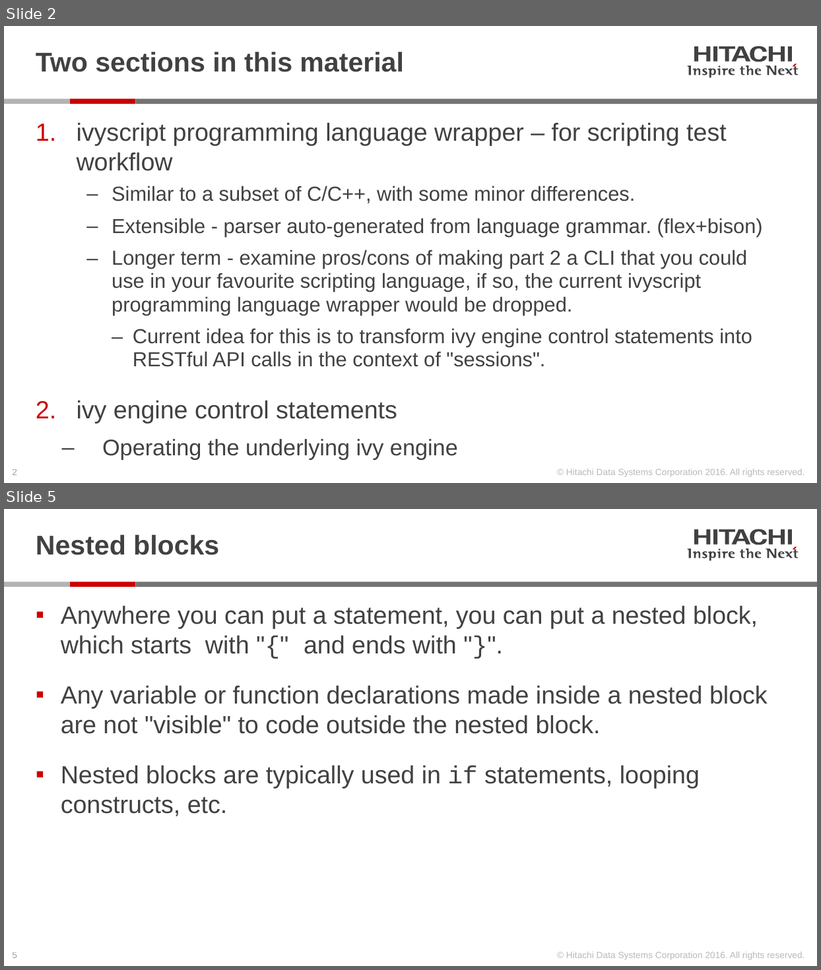
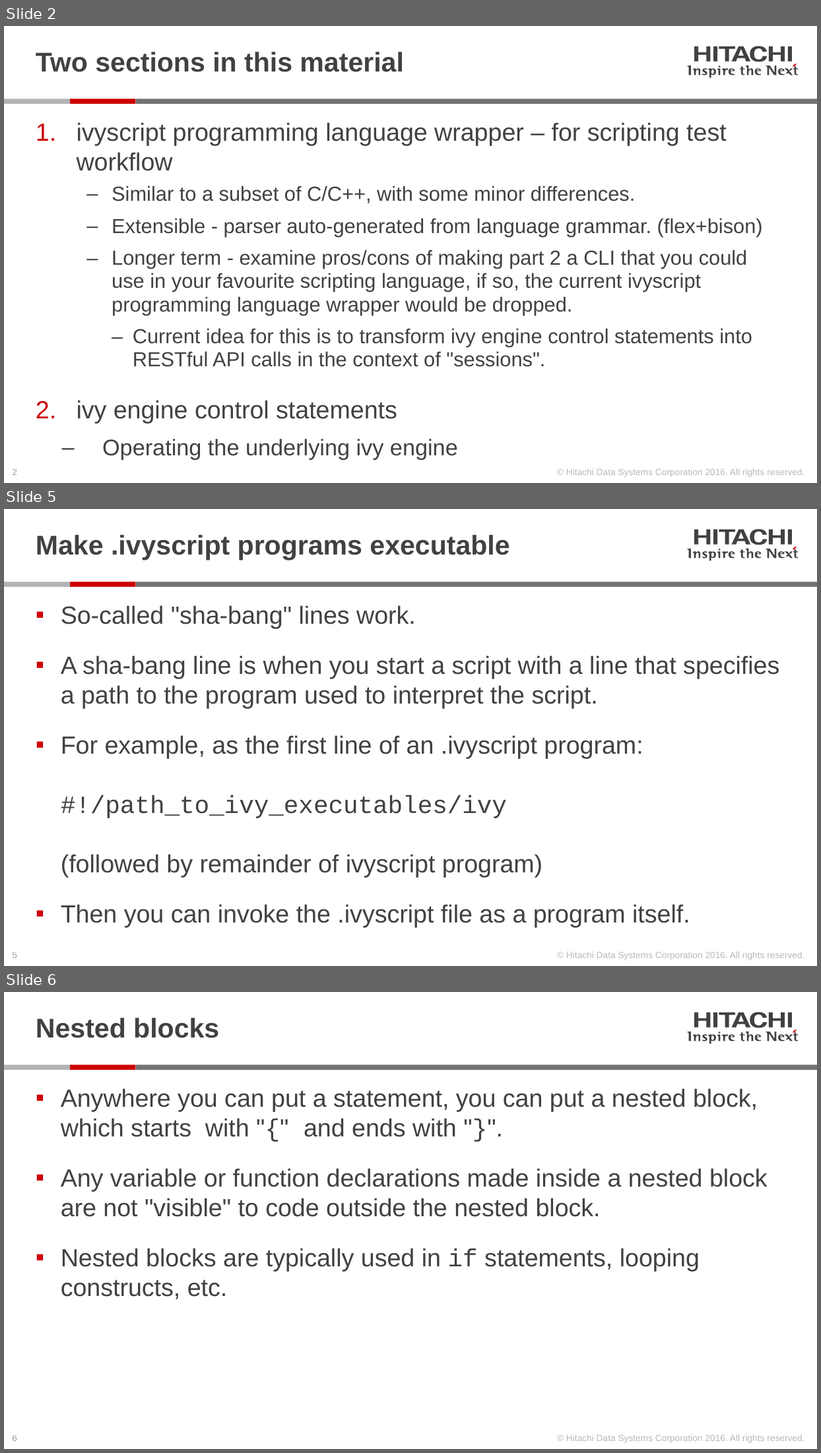
Before and after one commit to Hitachi-Data-Systems/ivy, a slide deck: doc/Programming ivy reference.pptx. Shown one above the other, each under a label of ours: slides 2 and 5 before the commit, slides 2, 5 and 6 after it; the slides between them are not shown. The pictures are 821x970 and 821x1453 pixels, drawn with LibreOffice and Linux fonts; fonts in the diff are those of the drawing. Boxes give left, top, right and bottom in pixels: in the first picture for what was removed or moved away, otherwise in the second. Text is boxed around its words. In the diff, an @@ line names an element or a change of style, - is before the commit and + after.

```diff
--- a/doc/Programming ivy reference.pptx
+++ b/doc/Programming ivy reference.pptx
@@ slide 5 added at (4, 509, 817, 966), background #FFFFFF; not listed: 28 template elements that a slide beside it also shows @@
@@ title added at (36, 535, 510, 560), 24 pt, text #414141, bold @@
+Make .ivyscript programs executable
@@ text added at (61, 605, 780, 928), 22 pt, text #414141 @@
+▪ So-called "sha-bang" lines work.
+▪ A sha-bang line is when you start a script with a line that specifies a path to the program used to interpret the script.
+▪ For example, as the first line of an .ivyscript program:
+  #!/path_to_ivy_executables/ivy
+  (followed by remainder of ivyscript program)
+▪ Then you can invoke the .ivyscript file as a program itself.
@@ what was slide 5 is now slide 6 @@
```
Also in this commit, not shown: 4 slides changed, 1 other slide added, 5 other files.
